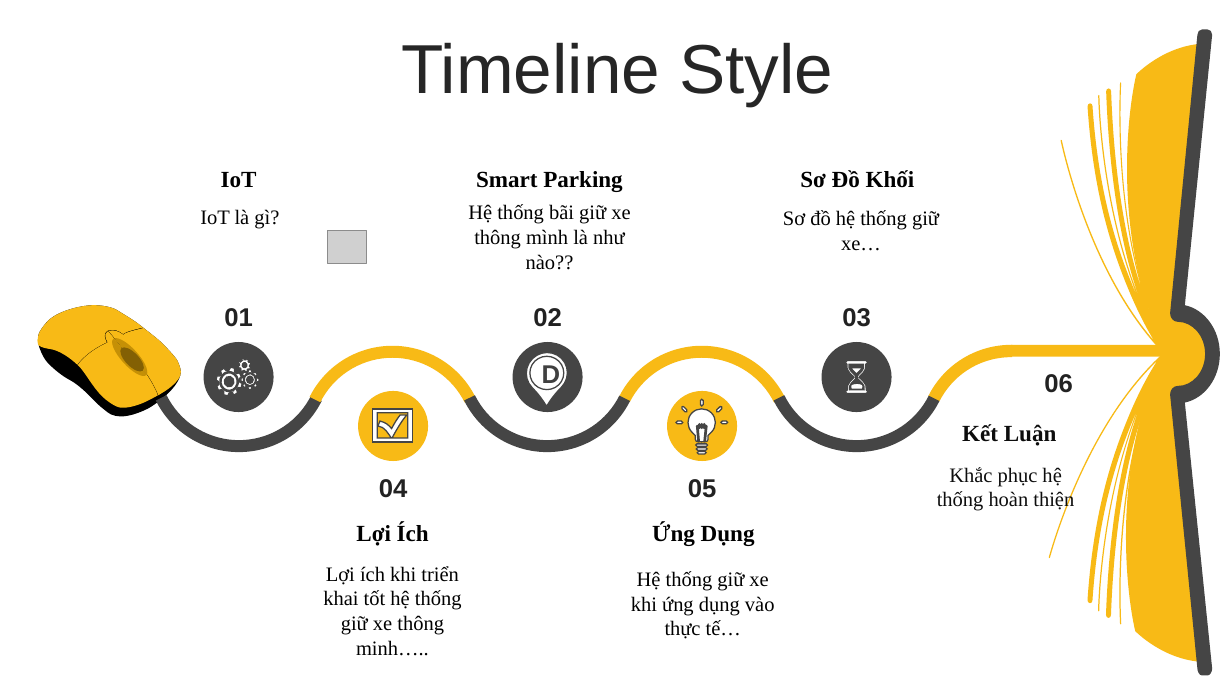
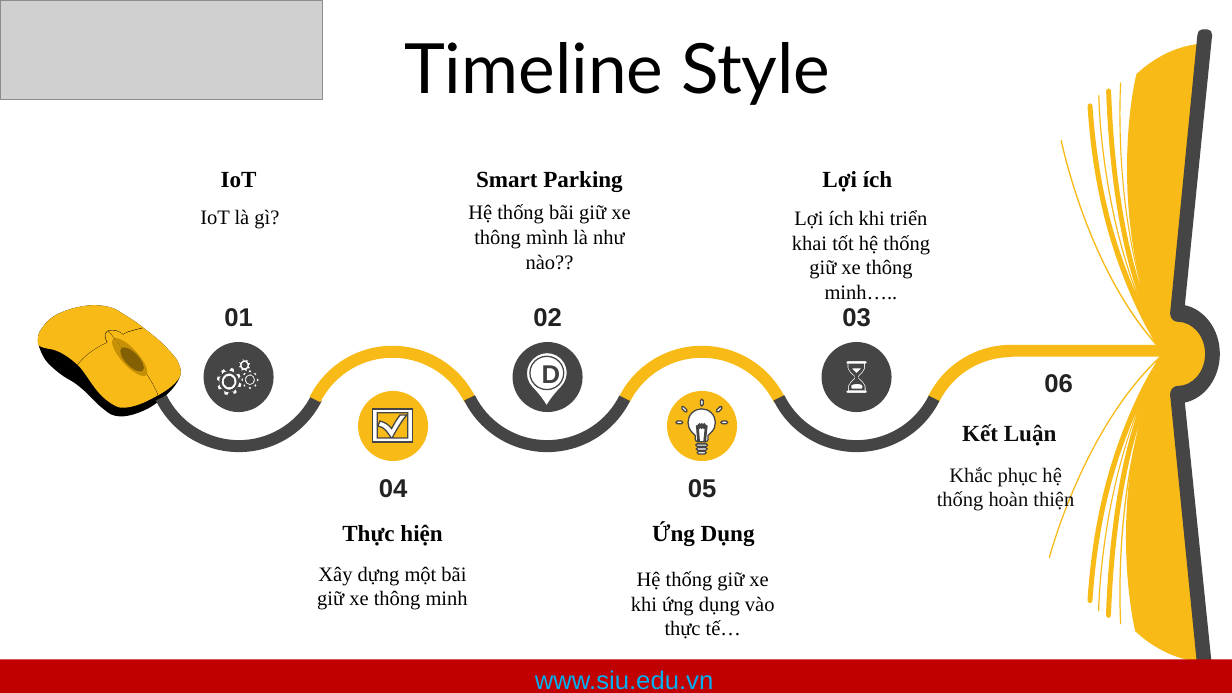
Before and after one commit to duyennd83/ParkingDemo, a slide deck: slide 3 of ParkingBCNCKH.pptx (slide 2 before the commit). Drawn at 1232x693 pixels with LibreOffice and Linux fonts; fonts in the diff are those of the drawing; grey boxes stand for pictures. Boxes give left, top, right and bottom in pixels: in the first picture for what was removed or moved away, otherwise in the second. Text is boxed around its words. In the diff, an @@ line names an element or a change of style, - is before the commit and + after.

```diff
--- a/ParkingBCNCKH.pptx
+++ b/ParkingBCNCKH.pptx
@@ picture added at (0, 1, 322, 100) @@
@@ text "Timeline Style" at (404, 42, 830, 105): font Arial to Lato, text colour #262626 to #000000 @@
@@ text at (822, 171, 892, 192): text changed @@
-Sơ Đồ Khối
+Lợi ích
@@ picture removed at (327, 230, 367, 263) @@
@@ text at (792, 210, 930, 300): text changed @@
-Sơ đồ hệ thống giữ xe…
+Lợi ích khi triển khai tốt hệ thống giữ xe thông minh…..
@@ text at (342, 524, 442, 546): text changed @@
-Lợi Ích
+Thực hiện
@@ text at (317, 566, 468, 610): text changed @@
-Lợi ích khi triển khai tốt hệ thống giữ xe thông minh…..
+Xây dựng một bãi giữ xe thông minh
@@ rectangle added at (0, 660, 1232, 693), fill #C00000 @@
@@ text added at (535, 670, 713, 690), 20 pt, text #00B0F0 @@
+www.siu.edu.vn
```
Also in this commit, not shown: 3 other slides changed, 6 slides added, 37 other files.
